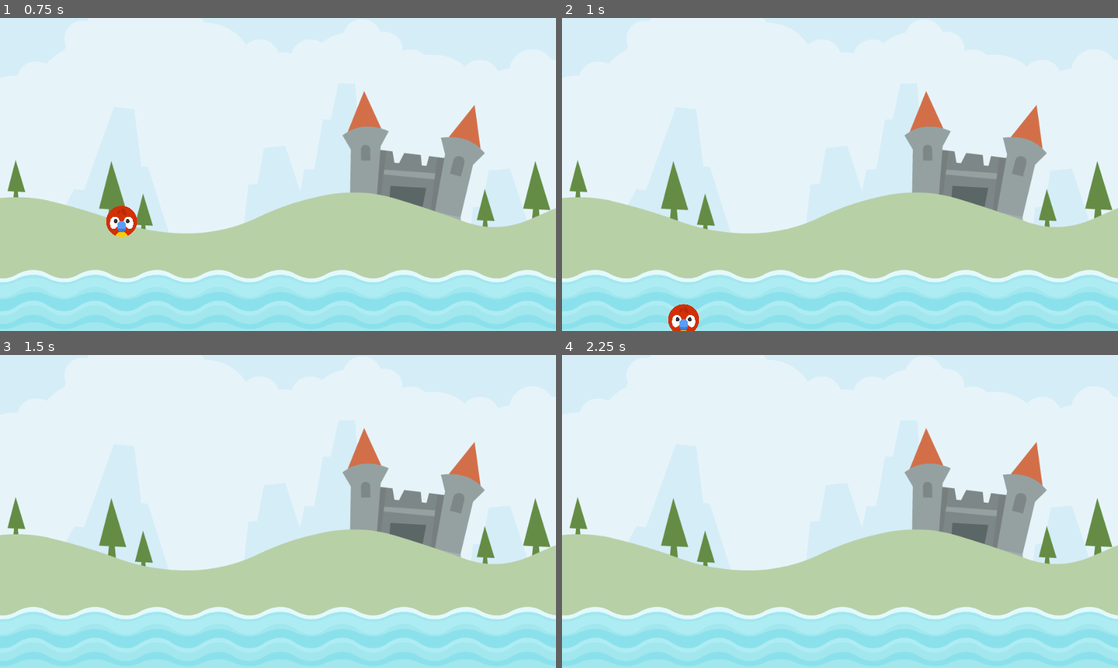
Above: before the commit, frames 1-4 (two rows, left to right).
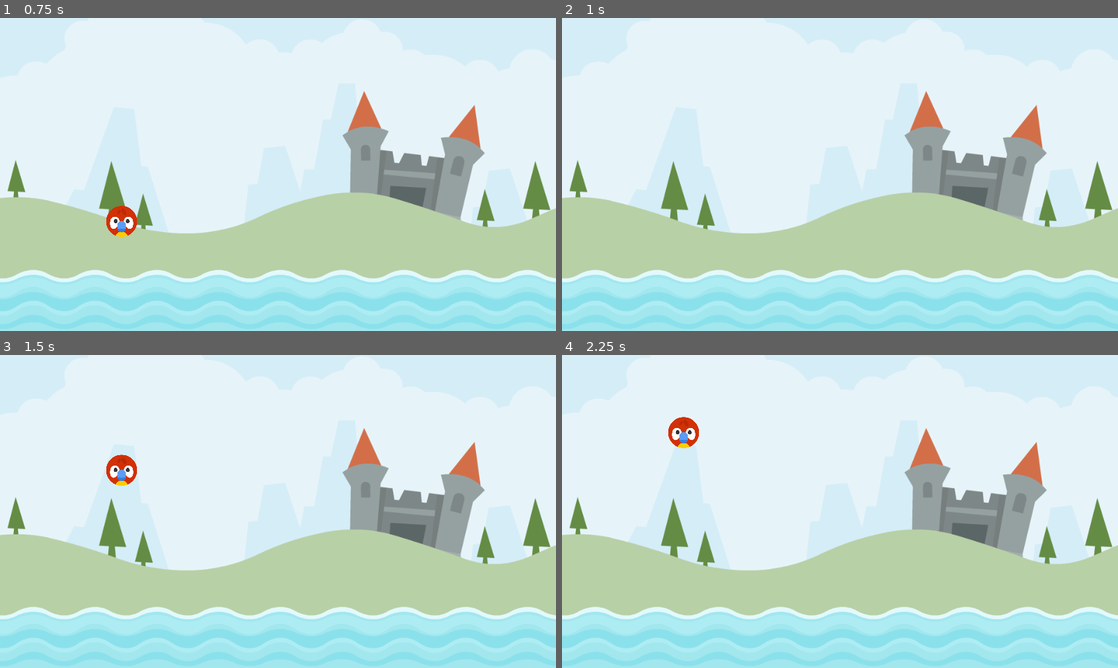
Above: after the commit, the same moments.

Repository: davidzywiec/angry_animals
Game: Godot game, scene res://Scenes/Level/level.tscn
Two runs of this game, one before a commit and one after it. Both use one fixed random seed, a clock stepped at 60 frames per second and the inputs below.
Inputs:
- Up to frame 1 (0.75 s): no input
- Up to frame 2 (1 s): no input
- Up to frame 3 (1.5 s): no input
- Up to frame 4 (2.25 s): no input

Frame 1 is identical in both runs. In frame 2, 0.4% of the frame differs, in the area x 19-25%, y 91-100%; in frame 3, 0.4%, in the area x 19-25%, y 31-42%; in frame 4, 0.4%.

Commit message:
Additional changes to animal for respawn and off screen logic.

Diff:
--- /dev/null
+++ b/Scenes/Animal/animal.gd
@@ -0,0 +1,16 @@
+extends RigidBody2D
+
+@onready
+var onscreen_notifier : VisibleOnScreenNotifier2D = $OffScreenNotifier
+
+# Called when the node enters the scene tree for the first time.
+func _ready() -> void:
+	onscreen_notifier.screen_exited.connect(die)
+
+
+func _physics_process(delta):
+	pass
+
+func die() -> void:
+	SignalManager.die.emit()
+	queue_free()
--- a/Scenes/Animal/animal.tscn
+++ b/Scenes/Animal/animal.tscn
@@ -1,11 +1,13 @@
-[gd_scene load_steps=3 format=3 uid="uid://dbmwy1f0a3qs5"]
+[gd_scene load_steps=4 format=3 uid="uid://dbmwy1f0a3qs5"]
 
+[ext_resource type="Script" path="res://Scenes/Animal/animal.gd" id="1_a6yyv"]
 [ext_resource type="Texture2D" uid="uid://dxts56q82u66o" path="res://assets/player/parrot.png" id="1_k1ic4"]
 
 [sub_resource type="CircleShape2D" id="CircleShape2D_1n702"]
 radius = 32.5576
 
 [node name="Animal" type="RigidBody2D"]
+script = ExtResource("1_a6yyv")
 
 [node name="Sprite2D" type="Sprite2D" parent="."]
 scale = Vector2(0.25, 0.25)
@@ -13,3 +15,7 @@
 
 [node name="CollisionShape2D" type="CollisionShape2D" parent="."]
 shape = SubResource("CircleShape2D_1n702")
+
+[node name="OffScreenNotifier" type="VisibleOnScreenNotifier2D" parent="."]
+position = Vector2(3, -1.5)
+scale = Vector2(5, 4.75)
--- a/Scenes/Level/level.gd
+++ b/Scenes/Level/level.gd
@@ -8,6 +8,7 @@
 # Called when the node enters the scene tree for the first time.
 func _ready() -> void:
 	spawn_animal()
+	SignalManager.die.connect(spawn_animal)
 
 func spawn_animal()->void:
 	var new_animal = ANIMAL.instantiate()
--- a/Scenes/Water/water.tscn
+++ b/Scenes/Water/water.tscn
@@ -8,6 +8,7 @@
 size = Vector2(1191, 20)
 
 [node name="Water" type="Area2D"]
+z_index = 1
 script = ExtResource("1_afvsj")
 
 [node name="Sprite2D" type="Sprite2D" parent="."]
--- /dev/null
+++ b/Singletons/SignalManager.gd
@@ -0,0 +1,3 @@
+extends Node
+
+signal die
--- a/project.godot
+++ b/project.godot
@@ -15,6 +15,10 @@
 config/features=PackedStringArray("4.3", "Mobile")
 config/icon="res://icon.svg"
 
+[autoload]
+
+SignalManager="*res://Singletons/SignalManager.gd"
+
 [display]
 
 window/stretch/mode="canvas_items"
